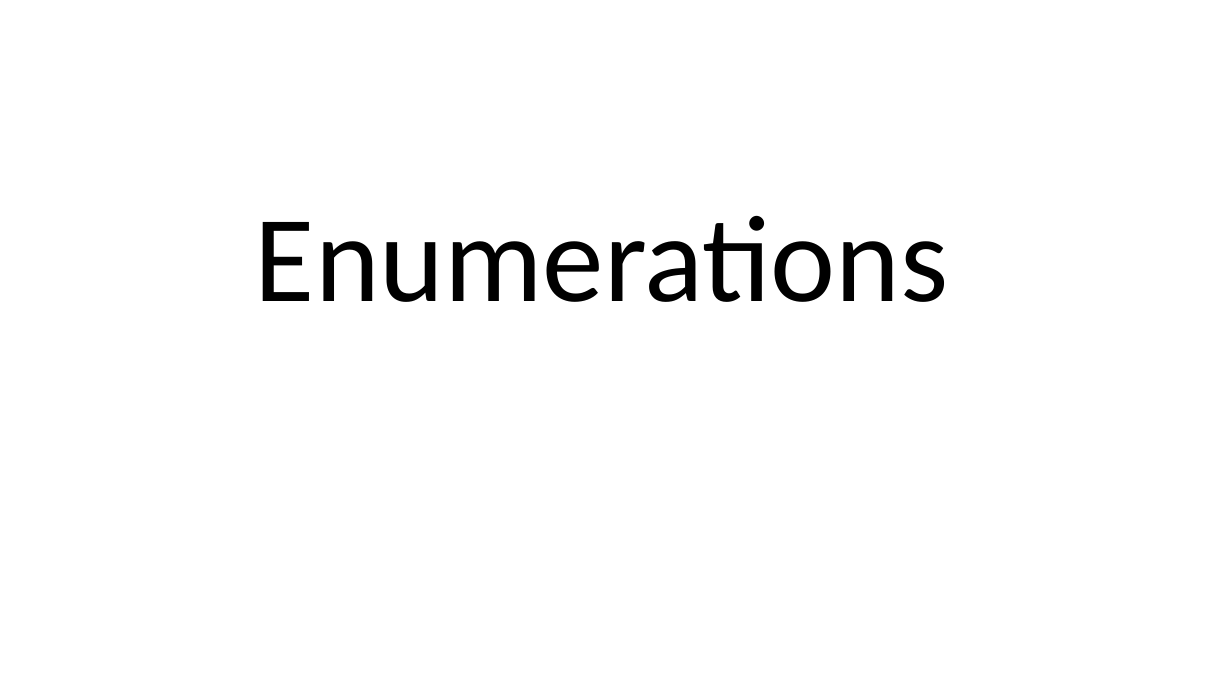
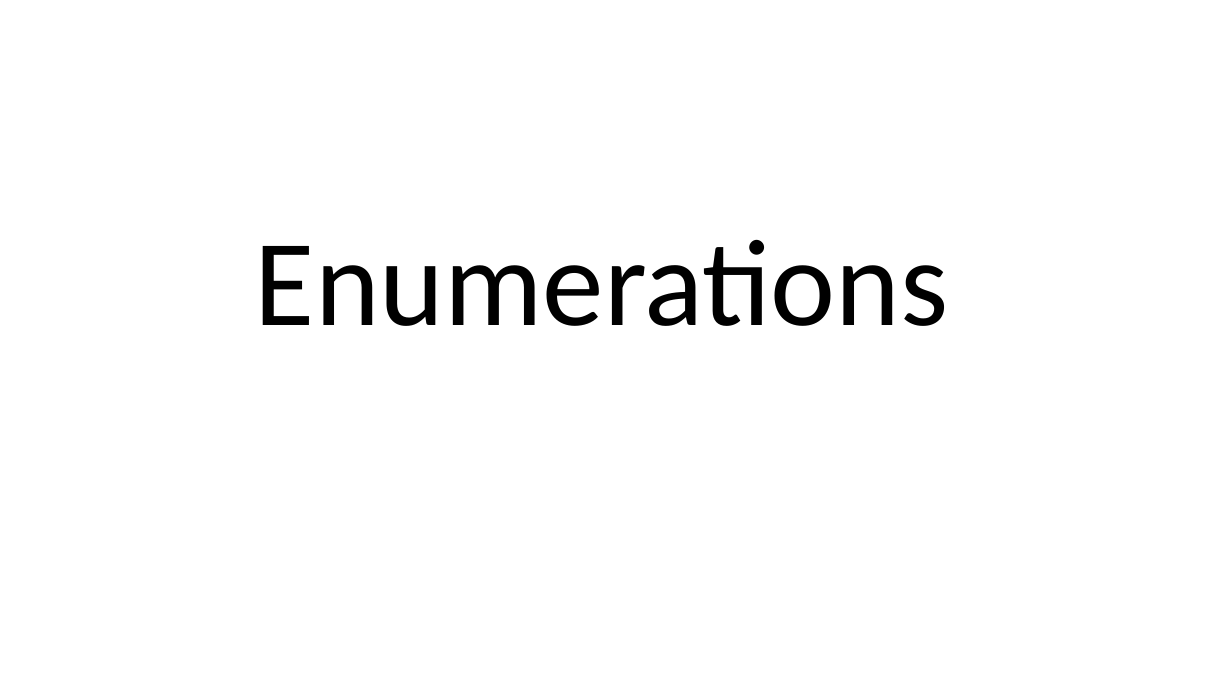
Before and after one commit to perslaursen/OOProg22, a slide deck: slide 1 of Chap/Prog02/Presentations/Enumerations.pptx. Drawn at 1232x693 pixels with LibreOffice and Linux fonts; fonts in the diff are those of the drawing. Boxes give left, top, right and bottom in pixels: in the first picture for what was removed or moved away, otherwise in the second. Text is boxed around its words. In the diff, an @@ line names an element or a change of style, - is before the commit and + after.

```diff
--- a/Chap/Prog02/Presentations/Enumerations.pptx
+++ b/Chap/Prog02/Presentations/Enumerations.pptx
@@ title "Enumerations": place and size @@
-title "Enumerations" at (255,216,949,302)
+title "Enumerations" at (255,240,949,326)
```
Also in this commit, not shown: 3 other slides changed, 33 other files.
